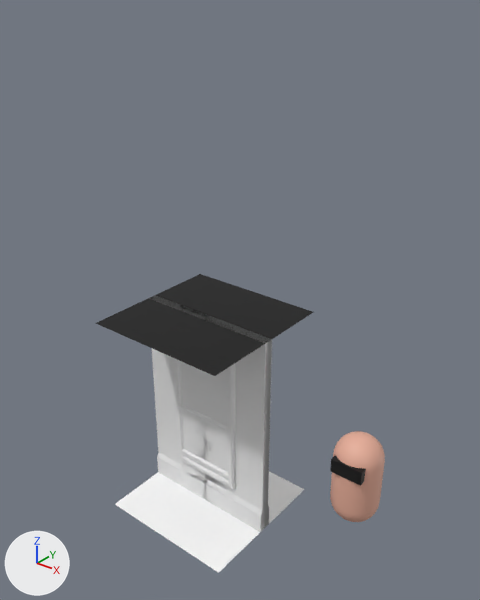
Renders of the Blender file Custom_Assets.blend from each side of a commit.
The view is the same before and after, from a 50 mm camera at (7.68, -8.55, 10.43) aimed at (0.46, 0.46, 4.84). Arrows for +X, +Y and +Z are at lower left; the lights stay in place. The first picture is the older version.

The first picture shows 'Capsule', 'Ceiling(3x3)', 'Ground(3x3)', 'Wall(3X4.5)', 'WallDoor(3X4.5)', 'WallًWindow(3X4.5)', 'WallًWindowLarge(3X4.5)' and 1 more.
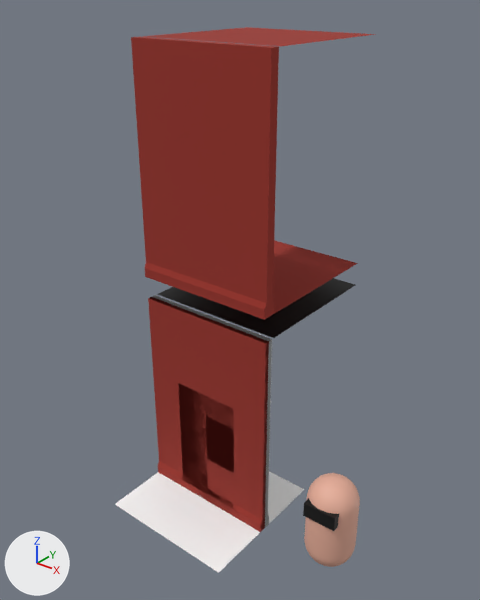
ob_player_1 is not drawn itself; it is the parent of ob_capsule, ob_cube, ob_rotpoint.

Boxes (x1, y1, x2, y2) around the edits, measured in the pictures (480 x 600 px; the box of a moved part takes in the faces that stretch with it):
'Wall(3X4.5).001', added (red): after (131, 37, 279, 320)
'Ceiling(3x3)', moved: before (96, 274, 313, 376); after (158, 278, 355, 338)
'Capsule', moved: before (330, 431, 385, 522); after (304, 473, 360, 567)
'WallًWindow(3X4.5)', turned: before (150, 296, 271, 531); after (152, 295, 272, 529)
'WallًWindowLarge(3X4.5)', reshaped: before (157, 299, 272, 529); after (165, 301, 249, 507)
'Ground(3x3).004', added (red): after (273, 240, 358, 314)
'Ceiling(3x3).004', added (red): after (143, 27, 376, 46)
'Cube', moved: before (330, 455, 366, 486); after (303, 498, 339, 531)
part 1 of me_plane_005, recoloured (white to red): (149, 298, 269, 532) in both
part 2 of me_plane_001, moved or reshaped (not visible afterwards): before (174, 358, 236, 489)
part 3 of me_plane_001, moved or reshaped: before (157, 299, 272, 529); after (165, 301, 249, 507)

The change, as a list of edits to the scene's bpy script:
```text
Add mat_second_texture:
    mat_second_texture = principled_material('Second Texture')
    mat_second_texture.base_color = (0.321, 0.03, 0.0197)  # red #9a3026
    mat_second_texture.roughness = 1.0
Change me_plane_005:
    where me_plane_005.from_pydata(...)  # 228 vertices, 216 faces; spans x -1.5..1.5, y -0.15..0.15, z 0.0..4.5
    used by ob_walldoor_3x4_5; location = (0.0, 0.0, 0.0)
    me_plane_005 part 1: all 108 faces centred in x -1.5..1.5, y -0.15..-0.02, z 0.22..4.5 switch from mat_material (white #e7e7e7) to mat_second_texture (red #9a3026)
Change me_plane_001:
    used by ob_wall_windowlarge_3x4_5; location = (0.0, 0.0, 0.0)
    remove me_plane_001.from_pydata(...)  # 246 vertices, 222 faces; spans x -1.5..1.5, y -0.19..0.15, z 0.0..4.5
    add me_plane_001.from_pydata(...)  # 246 vertices, 222 faces; spans x -1.5..1.5, y -0.15..0.19, z 0.0..4.5
    me_plane_001 part 2: the loose piece of 85 vertices spanning x -0.79..0.79, y -0.19..-0.08, z 0.75..4.08 is turned -180 degrees about the z axis through the mesh origin
    me_plane_001 part 3: 160 of 246 vertices moved; they spanned x -1.5..1.5, y -0.15..0.15, z 0.0..4.5 and now span x -1.5..1.5, y -0.15..0.15, z 0.0..4.5; mean shift (0.0, 0.0, -0.05); largest move (-1.5, -0.15, 0.45) -> (1.5, 0.15, 0.19)
Add me_plane_014:
    me_plane_014.from_pydata([(-1.5, -1.5, 0.0), (1.5, -1.5, 0.0), (-1.5, 1.5, 0.0), (1.5, 1.5, 0.0), (-1.5, 0.0, 0.0), (1.5, 0.0, 0.0), (0.0, -1.5, 0.0), (0.0, 1.5, 0.0), (0.0, 0.0, 0.0)], [], [(8, 7, 3, 5), (6, 8, 5, 1), (0, 4, 8, 6), (4, 2, 7, 8)])
    me_plane_014.materials.append(mat_red)  # red #9a3026
Add me_plane_012:
    me_plane_012.from_pydata([(-1.5, -1.5, 0.0), (1.5, -1.5, 0.0), (-1.5, 1.5, 0.0), (1.5, 1.5, 0.0), (-1.5, 0.0, 0.0), (1.5, 0.0, 0.0), (0.0, -1.5, 0.0), (0.0, 1.5, 0.0), (0.0, 0.0, 0.0)], [], [(8, 5, 3, 7), (6, 1, 5, 8), (0, 6, 8, 4), (4, 8, 7, 2)])
    me_plane_012.materials.append(mat_red)  # red #9a3026
Add me_plane_011:
    me_plane_011.from_pydata(...)  # 123 vertices, 116 faces; spans x -1.5..1.5, y -0.15..0.15, z 0.0..4.5
    me_plane_011.materials.append(mat_red)  # red #9a3026
Change ob_player_1:
    ob_player_1.location: (2.975, 1.061, 0.448) -> (2.975, 0.15, 0.0)
Change ob_wall_window_3x4_5:
    ob_wall_window_3x4_5.rotation_euler: (0.0, 0.0, 6.283) -> (0.0, 0.0, 0.0)  # degrees (0, 0, 360) -> degrees (0, 0, 0)
Change ob_ceiling_3x3:
    ob_ceiling_3x3.location: (0.0, 0.0, 4.5) -> (0.0, 1.65, 4.5)
Add ob_ceiling_3x3__004:
    ob_ceiling_3x3__004 = bpy.data.objects.new('Ceiling(3x3).004', me_plane_014)
    ob_ceiling_3x3__004.location = (0.0, 1.65, 9.5)
Add ob_ground_3x3__004:
    ob_ground_3x3__004 = bpy.data.objects.new('Ground(3x3).004', me_plane_012)
    ob_ground_3x3__004.location = (0.0, 1.65, 5.0)
Add ob_wall_3x4_5__001:
    ob_wall_3x4_5__001 = bpy.data.objects.new('Wall(3X4.5).001', me_plane_011)
    ob_wall_3x4_5__001.location = (0.0, 0.0, 5.0)
```
